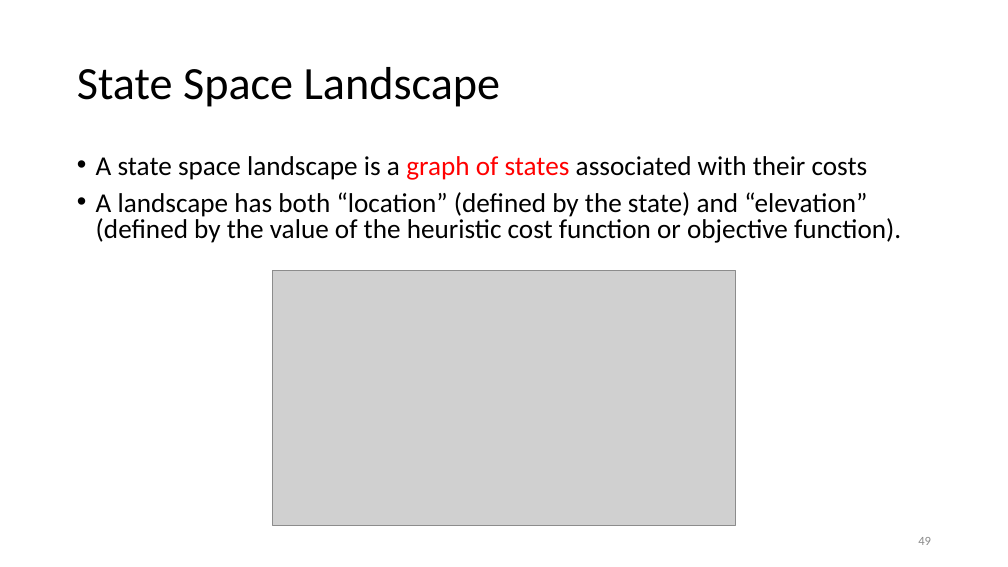
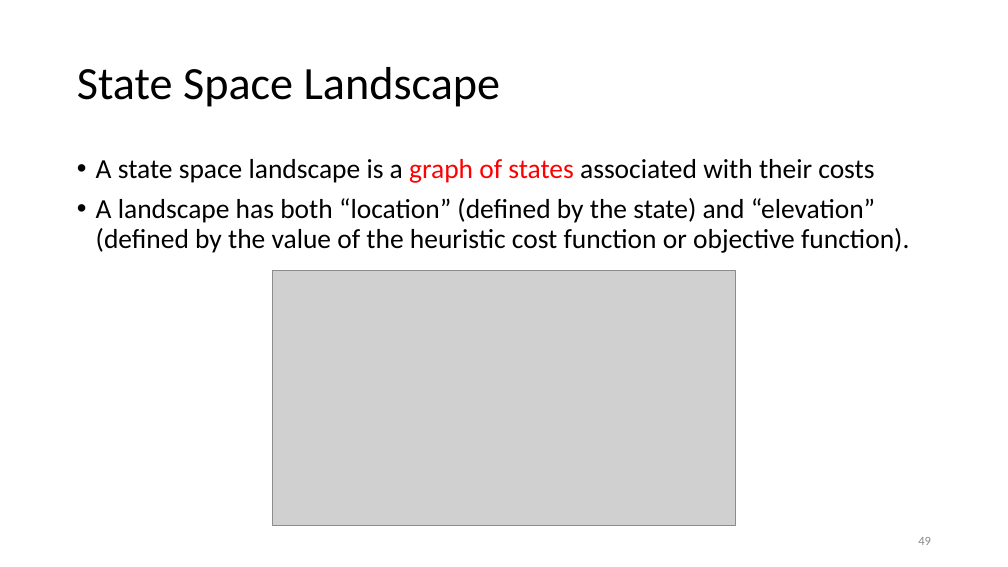
Before and after one commit to imranbuttcodes/SEMESTER_5, a slide deck: slide 49 of Artificial Intelligence/Course Material/Lec_08_Local Search.pptx. Drawn at 1008x567 pixels with LibreOffice and Linux fonts; fonts in the diff are those of the drawing; grey boxes stand for pictures. Boxes give left, top, right and bottom in pixels: in the first picture for what was removed or moved away, otherwise in the second. Text is boxed around its words. In the diff, an @@ line names an element or a change of style, - is before the commit and + after.

```diff
--- a/Artificial Intelligence/Course Material/Lec_08_Local Search.pptx
+++ b/Artificial Intelligence/Course Material/Lec_08_Local Search.pptx
@@ text "A state space landscape is ..." at (x1=96, y1=159, x2=909, y2=253): size 25.9 to 26.2 pt; line spacing 0.8 to 0.9 @@
```
Also in this commit, not shown: 32 other slides changed, 9 other files.
